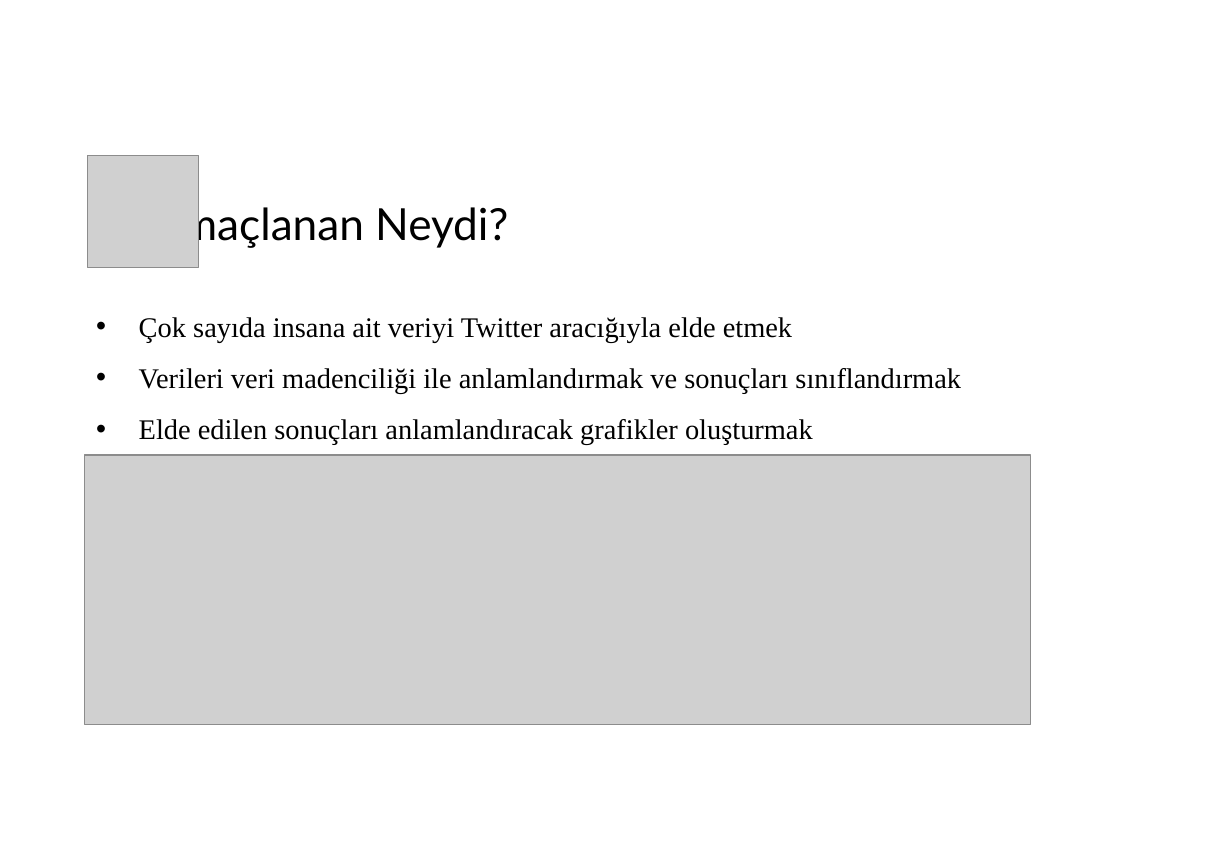
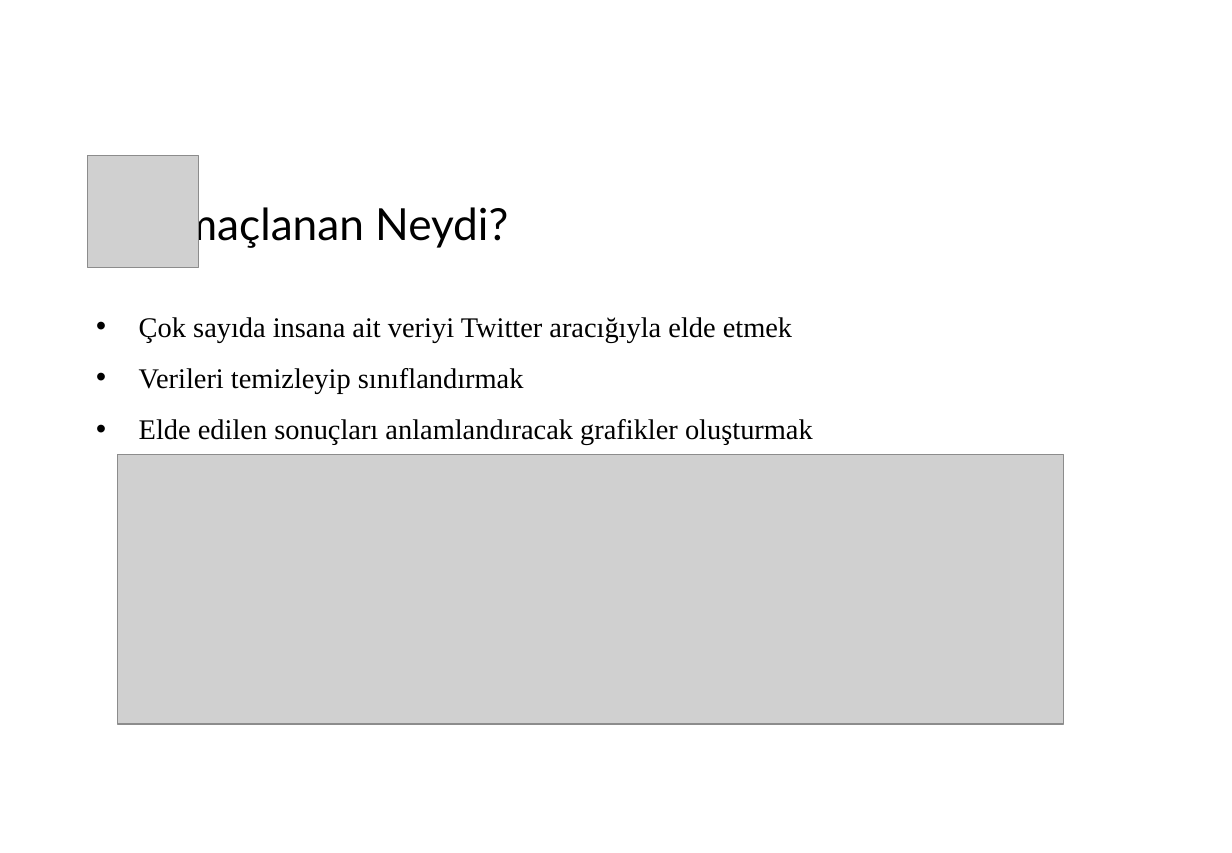
Before and after one commit to EnginKARATAS/twitter-sentiment-analyse, a slide deck: slide 2 of thesis/presentation.pptx. Drawn at 1232x853 pixels with LibreOffice and Linux fonts; fonts in the diff are those of the drawing; grey boxes stand for pictures; background and template pictures are left out. Boxes give left, top, right and bottom in pixels: in the first picture for what was removed or moved away, otherwise in the second. Text is boxed around its words. In the diff, an @@ line names an element or a change of style, - is before the commit and + after.

```diff
--- a/thesis/presentation.pptx
+++ b/thesis/presentation.pptx
@@ text at bbox=[139, 368, 524, 393]: text changed @@
-• Verileri veri madenciliği ile anlamlandırmak ve sonuçları sınıflandırmak
+• Verileri temizleyip sınıflandırmak
@@ picture: place and size @@
-picture at bbox=[84, 455, 1031, 725]
+picture at bbox=[118, 455, 1065, 725]
```
Also in this commit, not shown: 4 other slides changed, 1 slide added, 1 other file.
